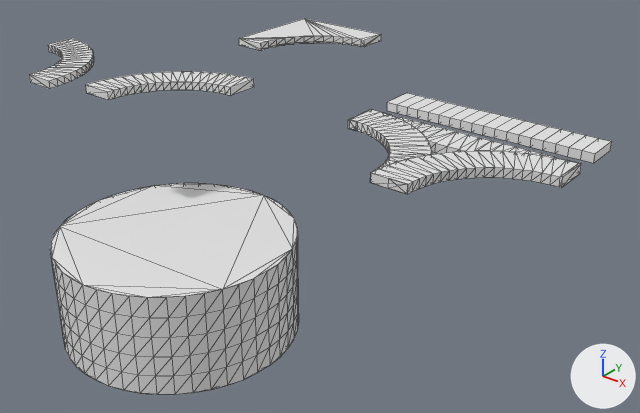
The FBX model Assets/Models/fbx/wire bent final.FBX as it was, and as the next commit left it.
Camera for both pictures: a 50 mm camera at (34.8, -30.3, 16.7) aimed at (4.1, 8.1, -7.1). Lighting does not change. The marker at lower right points along +X, +Y and +Z. Mesh edges are drawn as thin lines. Where no turn or scale is listed for an object, it has been applied to the vertices.
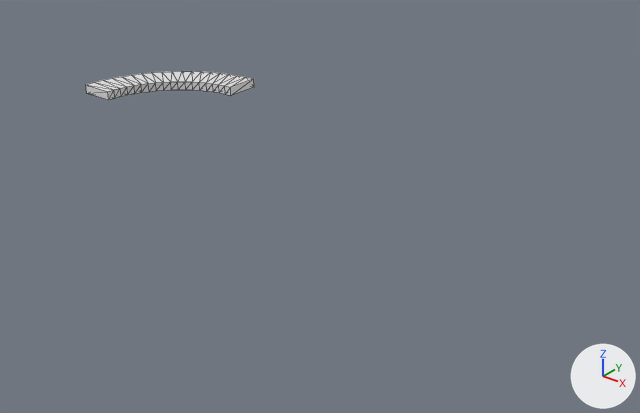
Where the change shows, as pixel boxes (x1, y1, x2, y2) in the pictures (640 x 413 px):
'Cylinder001', deleted
    before: (50, 183, 299, 395)
'Box012', deleted
    before: (348, 109, 581, 194)
'Box011', deleted
    before: (387, 93, 612, 163)
'Box003', deleted
    before: (239, 19, 381, 50)
'Box008', deleted
    before: (29, 38, 94, 89)

Edits to the bpy script that builds the scene:
```text
Remove ob_box003:
    ob_box003 = bpy.data.objects.new('Box003', me_mesh_001)
    ob_box003.location = (-3.48, 16.58, -0.01)
Remove ob_box012:
    ob_box012 = bpy.data.objects.new('Box012', me_mesh_005)
    ob_box012.location = (16.26, 4.21, 0.0)
Remove ob_cylinder001:
    ob_cylinder001 = bpy.data.objects.new('Cylinder001', me_mesh)
    ob_cylinder001.location = (0.02, -0.01, -13.06)
Remove ob_box008:
    ob_box008 = bpy.data.objects.new('Box008', me_mesh_003)
    ob_box008.location = (-13.26, 4.21, 0.0)
    ob_box008.rotation_euler = (0.0, 0.0, 0.782)  # degrees (0, 0, 45)
    ob_box008.scale = (-0.0254, -0.0254, -0.0254)
Remove ob_box011:
    ob_box011 = bpy.data.objects.new('Box011', me_mesh_004)
    ob_box011.location = (14.56, 9.51, 0.0)
```
